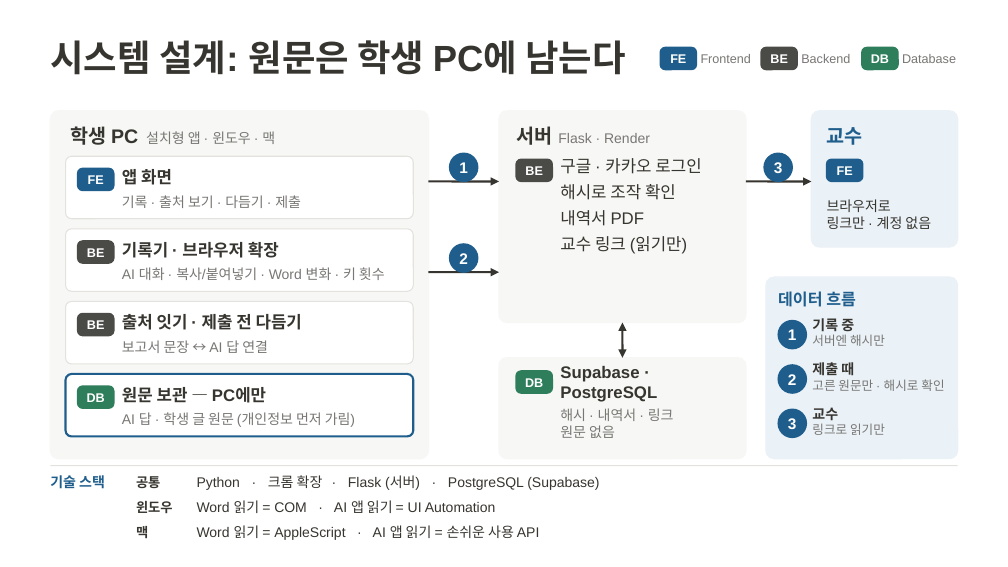
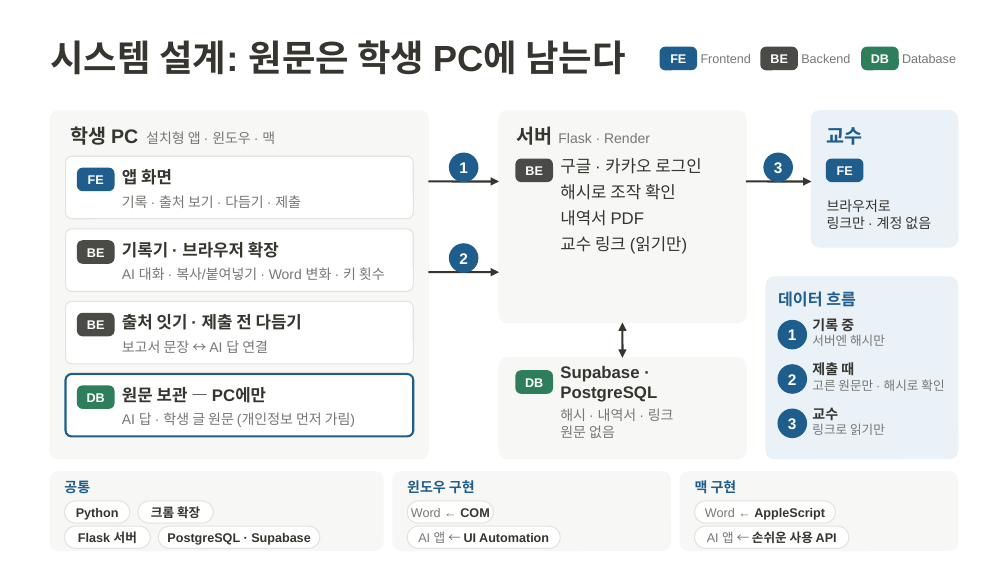
Before and after one commit to 20233014-KYH/trace, a slide deck: slide 4 of deck/중간발표_김용현.pptx. Drawn at 1008x567 pixels with LibreOffice and Linux fonts; fonts in the diff are those of the drawing. Boxes give left, top, right and bottom in pixels: in the first picture for what was removed or moved away, otherwise in the second. Text is boxed around its words. In the diff, an @@ line names an element or a change of style, - is before the commit and + after.

```diff
--- a/deck/중간발표_김용현.pptx
+++ b/deck/중간발표_김용현.pptx
@@ text removed at bbox=[50, 475, 105, 489] @@
-기술 스택
@@ line removed from (50, 466) to (958, 466) @@
@@ rounded rectangle added at bbox=[50, 472, 383, 550], fill #F7F7F5, outline #F7F7F5 1 pt @@
@@ text "공통": place and size @@
-text "공통" at bbox=[136, 476, 160, 488]
+text "공통" at bbox=[64, 480, 90, 493]
@@ text "공통" at bbox=[64, 480, 90, 493]: size 9.5 to 10 pt, text colour #37352F to #1F5E8C @@
@@ text removed at bbox=[197, 475, 599, 490] @@
-Python · 크롬 확장 · Flask (서버) · PostgreSQL (Supabase)
@@ rounded rectangle added at bbox=[393, 472, 670, 550], fill #F7F7F5, outline #F7F7F5 1 pt @@
@@ rounded rectangle added at bbox=[680, 472, 958, 550], fill #F7F7F5, outline #F7F7F5 1 pt @@
@@ rounded rectangle added at bbox=[65, 501, 130, 523], fill #FFFFFF, outline #E3E2DE 0.75 pt @@
@@ text at bbox=[76, 508, 119, 520]: text changed; size 9.5 to 9 pt @@
-윈도우
+Python
@@ rounded rectangle added at bbox=[138, 501, 214, 523], fill #FFFFFF, outline #E3E2DE 0.75 pt @@
@@ text at bbox=[151, 506, 200, 518]: text changed; size 9.5 to 9 pt @@
-맥
+크롬 확장
@@ text added at bbox=[407, 480, 475, 494], 10 pt, text #1F5E8C, bold @@
+윈도우 구현
@@ rounded rectangle added at bbox=[407, 501, 493, 523], fill #FFFFFF, outline #E3E2DE 0.75 pt @@
@@ text added at bbox=[411, 508, 489, 517], 9 pt, text #787774 @@
+Word ← COM
@@ text added at bbox=[695, 480, 737, 494], 10 pt, text #1F5E8C, bold @@
+맥 구현
@@ rounded rectangle added at bbox=[695, 501, 836, 523], fill #FFFFFF, outline #E3E2DE 0.75 pt @@
@@ text added at bbox=[705, 508, 825, 520], 9 pt, text #37352F, bold @@
+Word ← AppleScript
@@ rounded rectangle added at bbox=[65, 526, 150, 548], fill #FFFFFF, outline #E3E2DE 0.75 pt @@
@@ text added at bbox=[78, 531, 137, 543], 9 pt, text #37352F, bold @@
+Flask 서버
@@ rounded rectangle added at bbox=[158, 526, 320, 548], fill #FFFFFF, outline #E3E2DE 0.75 pt @@
@@ text added at bbox=[167, 533, 311, 545], 9 pt, text #37352F, bold @@
+PostgreSQL · Supabase
@@ rounded rectangle added at bbox=[407, 526, 560, 548], fill #FFFFFF, outline #E3E2DE 0.75 pt @@
@@ text at bbox=[418, 531, 549, 543]: text changed; size 10 to 9 pt; bold on @@
-Word 읽기 = COM · AI 앱 읽기 = UI Automation
+AI 앱 ← UI Automation
@@ rounded rectangle added at bbox=[695, 526, 849, 548], fill #FFFFFF, outline #E3E2DE 0.75 pt @@
@@ text at bbox=[707, 531, 837, 543]: text changed; size 10 to 9 pt; bold on @@
-Word 읽기 = AppleScript · AI 앱 읽기 = 손쉬운 사용 API
+AI 앱 ← 손쉬운 사용 API
```
Also in this commit, not shown: 1 other file.
